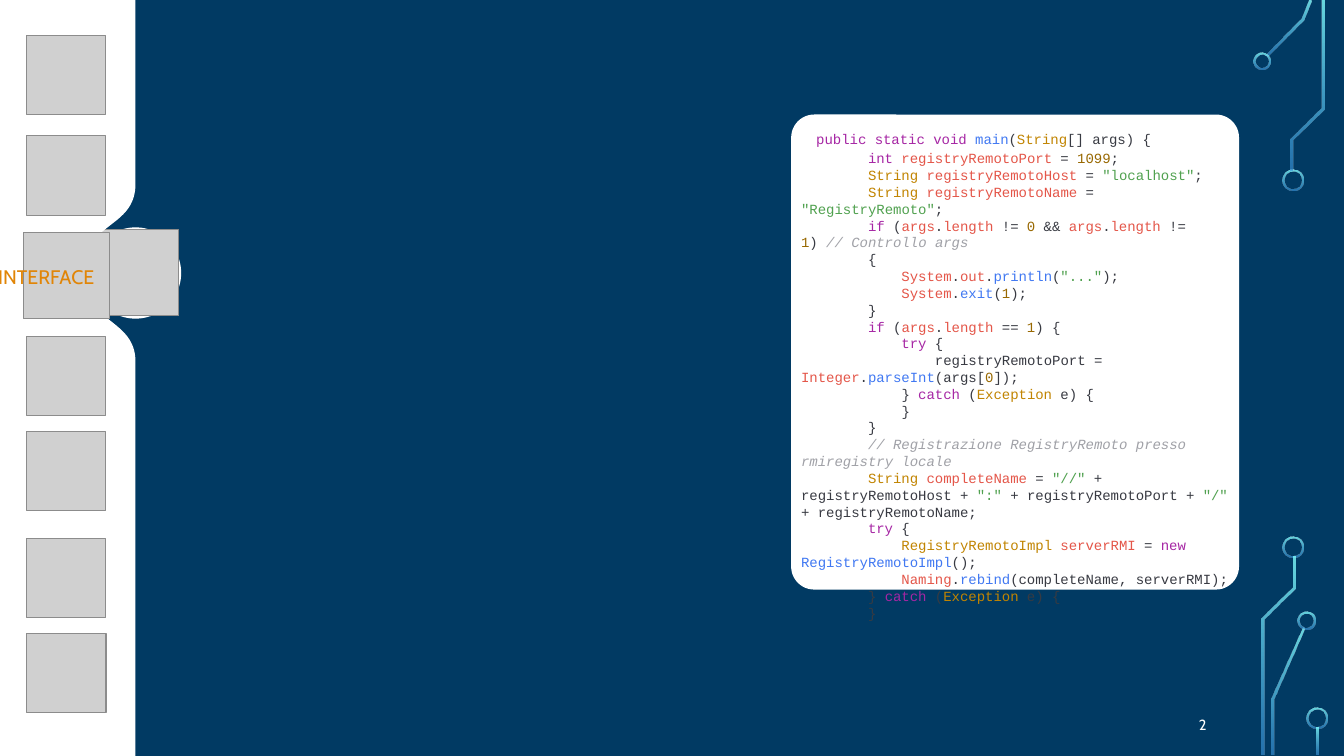
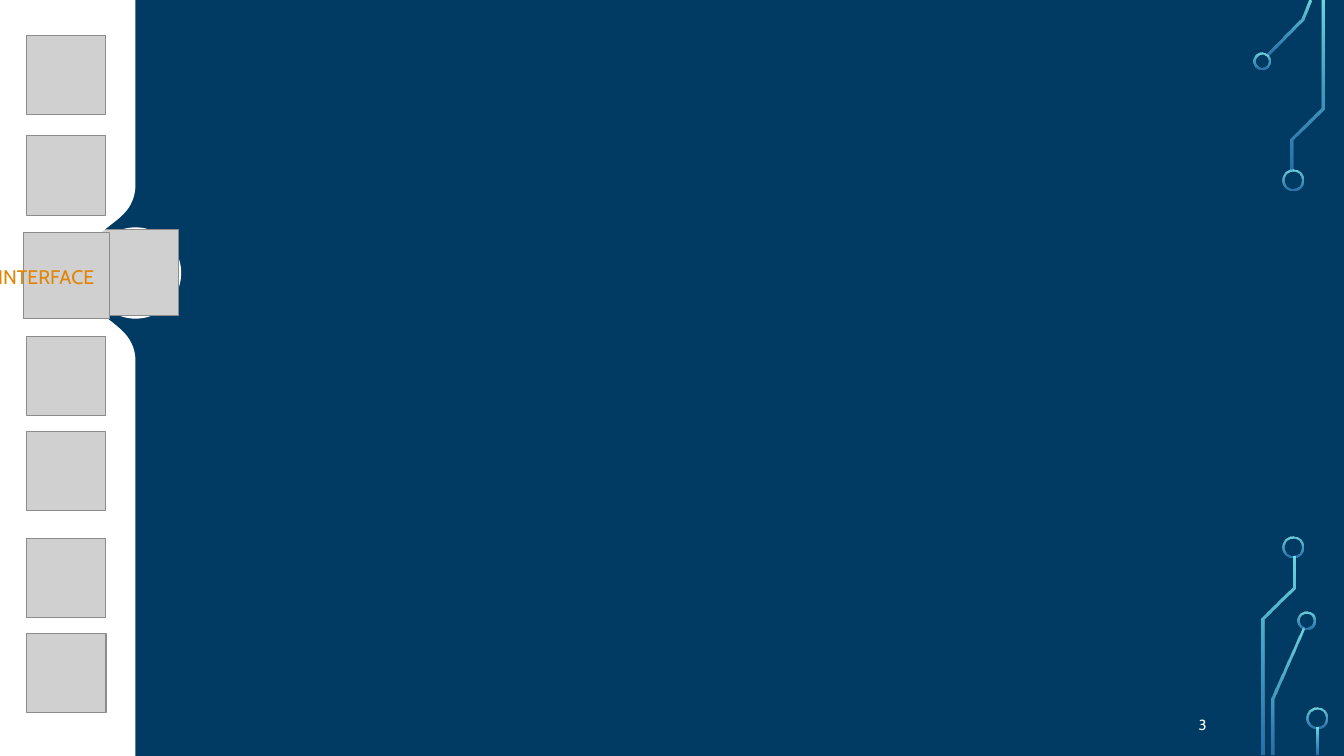
Before and after one commit to FlippaFloppa/Reti-di-Calcolatori-gruppo-Lore, a slide deck: slide 3 of Esercitazione_8/esercitazione8.pptx (slide 2 before the commit). Drawn at 1344x756 pixels with LibreOffice and Linux fonts; fonts in the diff are those of the drawing; grey boxes stand for pictures; background and template pictures are left out. Boxes give left, top, right and bottom in pixels: in the first picture for what was removed or moved away, otherwise in the second. Text is boxed around its words. In the diff, an @@ line names an element or a change of style, - is before the commit and + after.

```diff
--- a/Esercitazione_8/esercitazione8.pptx
+++ b/Esercitazione_8/esercitazione8.pptx
@@ rounded rectangle removed at box(791, 115, 1239, 590) @@
@@ text removed at box(801, 134, 1228, 604) @@
-public static void main(String[] args) {
-int registryRemotoPort = 1099;
-String registryRemotoHost = "localhost";
-String registryRemotoName = "RegistryRemoto";
-if (args.length != 0 && args.length != 1) // Controllo args
-{
-System.out.println("...");
-System.exit(1);
-}
-if (args.length == 1) {
-try {
-registryRemotoPort = Integer.parseInt(args[0]);
-} catch (Exception e) {
-}
-}
-// Registrazione RegistryRemoto presso rmiregistry locale
-String completeName = "//" + registryRemotoHost + ":" + registryRemotoPort + "/" + registryRemotoName;
-try {
-RegistryRemotoImpl serverRMI = new RegistryRemotoImpl();
-Naming.rebind(completeName, serverRMI);
-} catch (Exception e) {
-}
@@ page number at box(1199, 719, 1207, 730): text changed @@
-2
+3
```
Also in this commit, not shown: 2 other slides changed, 1 slide added.
